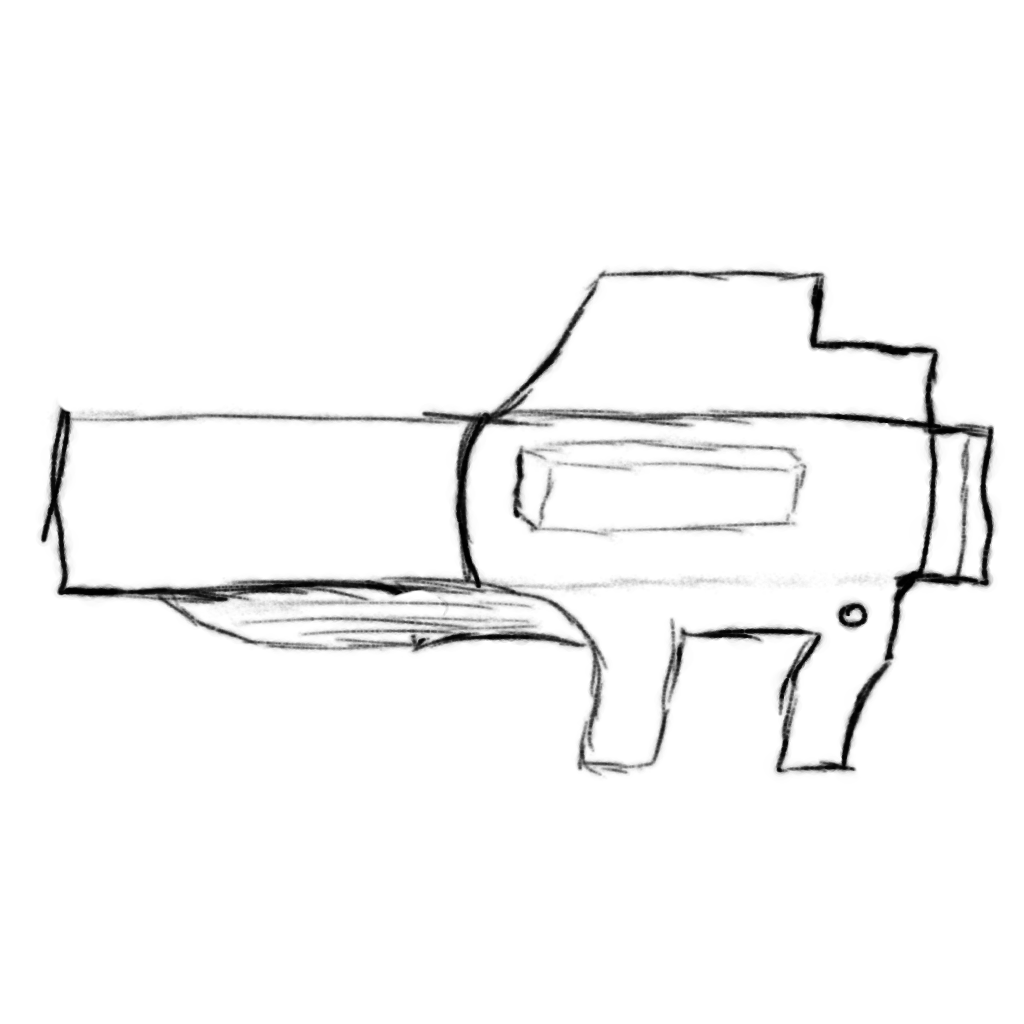
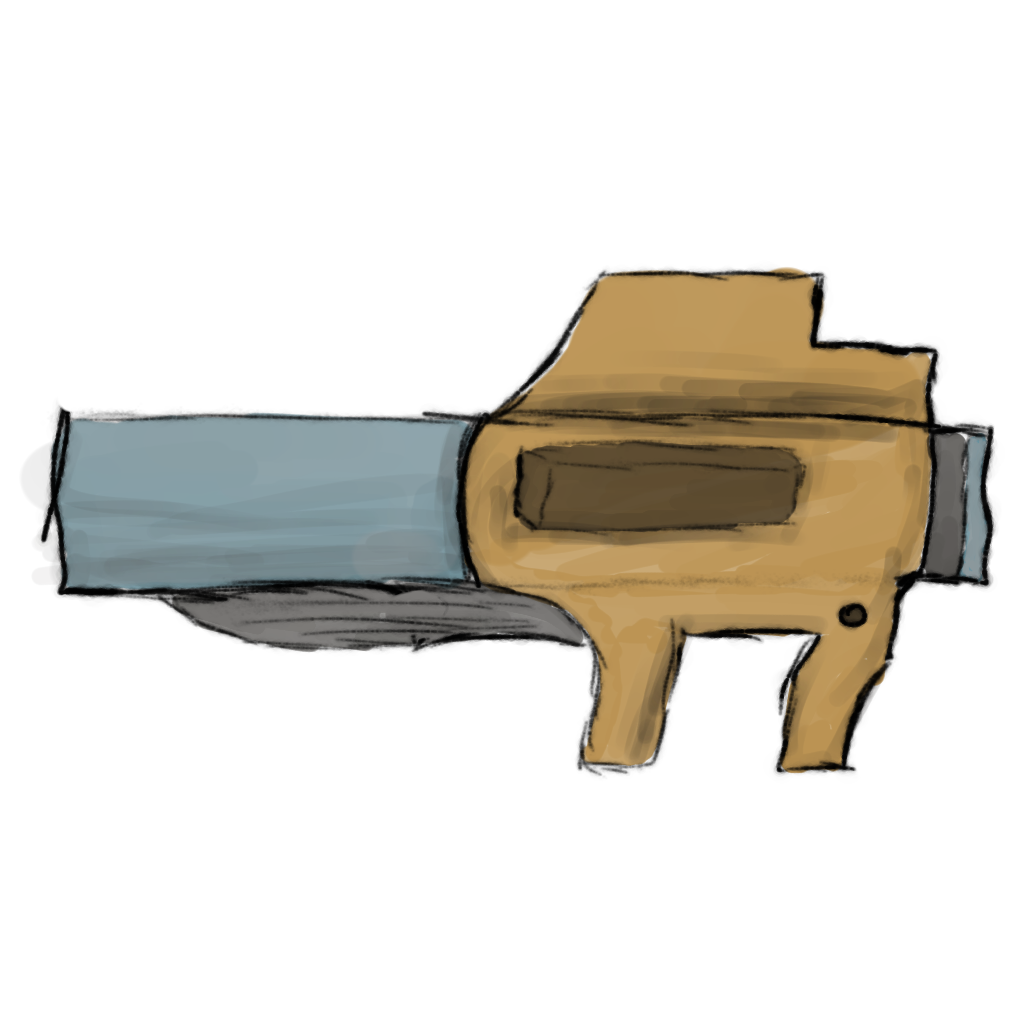
Revision of a layered 1024x1024 image; what changed, layer by layer:
painted on "Malebene 1" over (19, 266, 989, 774)
added layer "Malebene 4" above "Malebene 3" over (19, 384, 989, 704)
added layer "Malebene 3" above "Malebene 2" over (384, 266, 960, 774)
added layer "Malebene 2" above "Background" over (19, 384, 989, 640)
